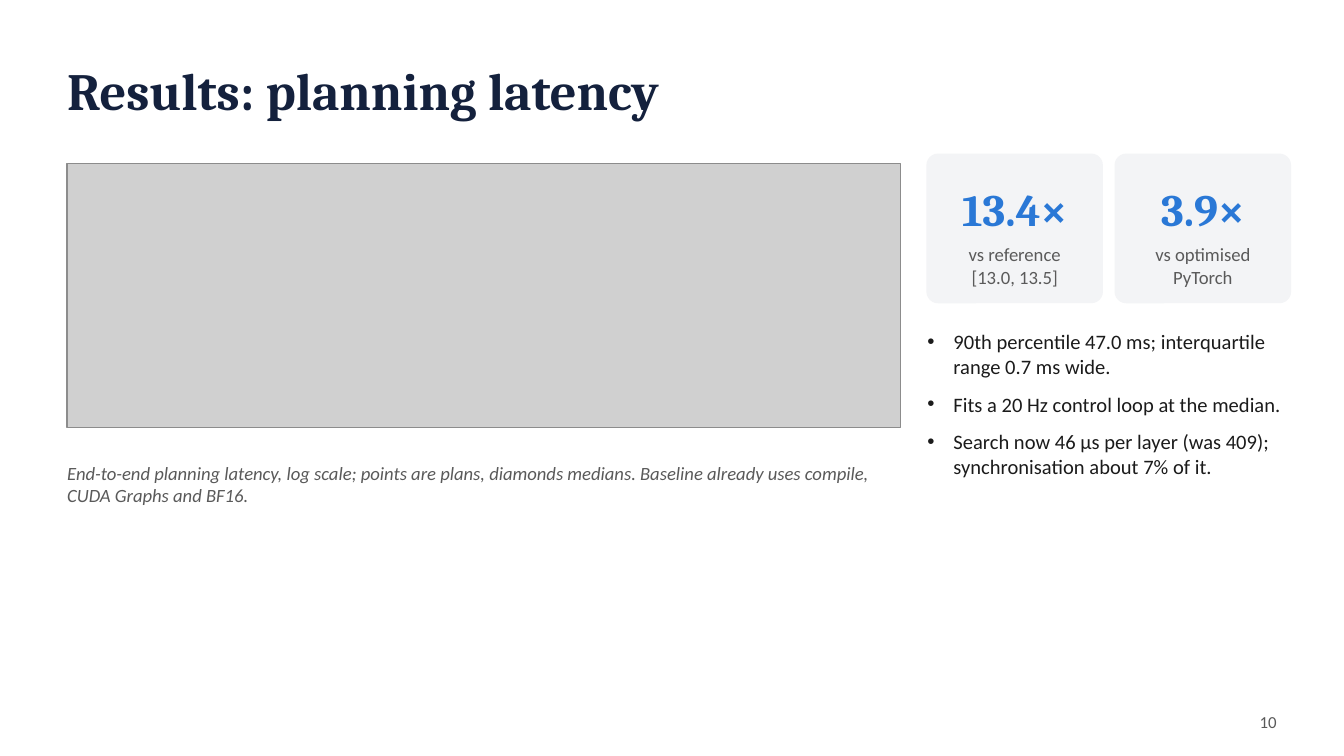
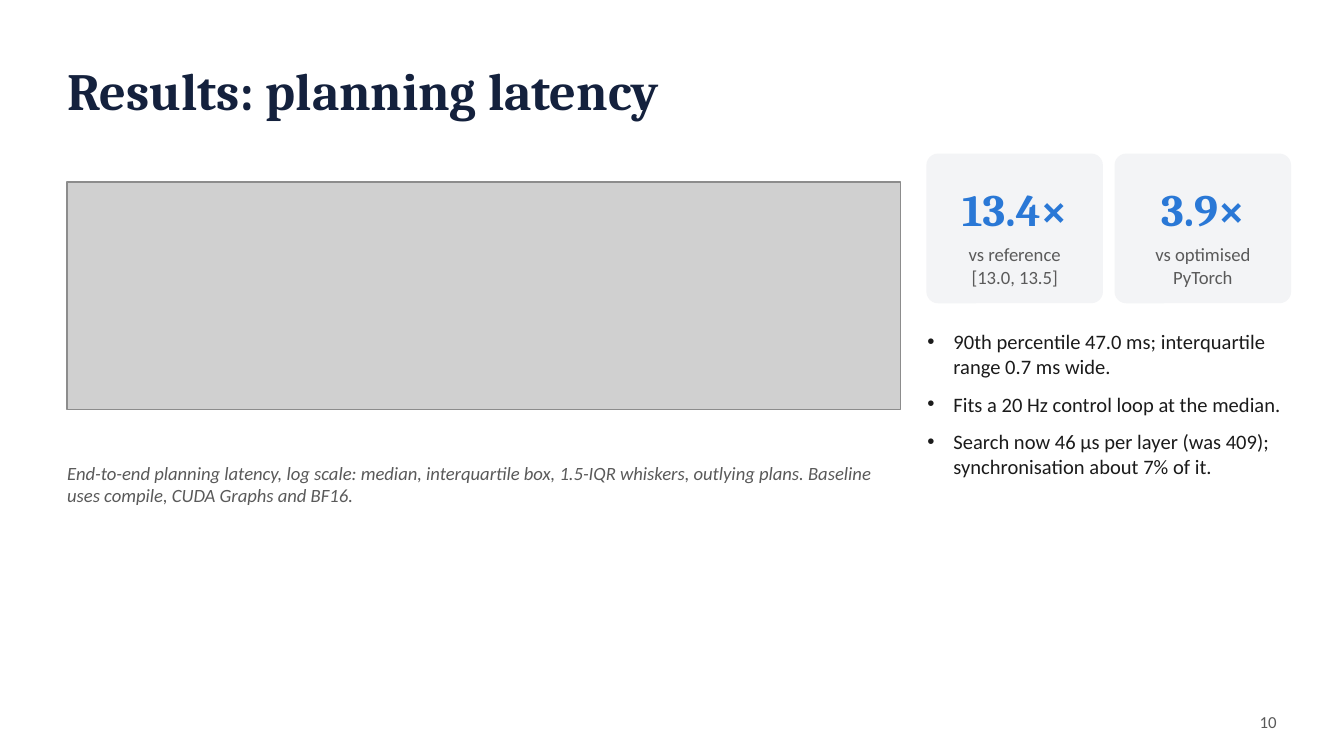
Before and after one commit to antoinenguyen27/lewm-flash, a slide deck: slide 10 of docs/paper/presentation.pptx. Drawn at 1344x756 pixels with LibreOffice and Linux fonts; fonts in the diff are those of the drawing; grey boxes stand for pictures. Boxes give left, top, right and bottom in pixels: in the first picture for what was removed or moved away, otherwise in the second. Text is boxed around its words. In the diff, an @@ line names an element or a change of style, - is before the commit and + after.

```diff
--- a/docs/paper/presentation.pptx
+++ b/docs/paper/presentation.pptx
@@ picture: place and size @@
-picture at <box>67,164,900,429</box>
+picture at <box>67,181,900,409</box>
@@ text at <box>67,467,871,505</box>: text changed @@
-End-to-end planning latency, log scale; points are plans, diamonds medians. Baseline already uses compile, CUDA Graphs and BF16.
+End-to-end planning latency, log scale: median, interquartile box, 1.5-IQR whiskers, outlying plans. Baseline uses compile, CUDA Graphs and BF16.
```
Also in this commit, not shown: 7 other files.
